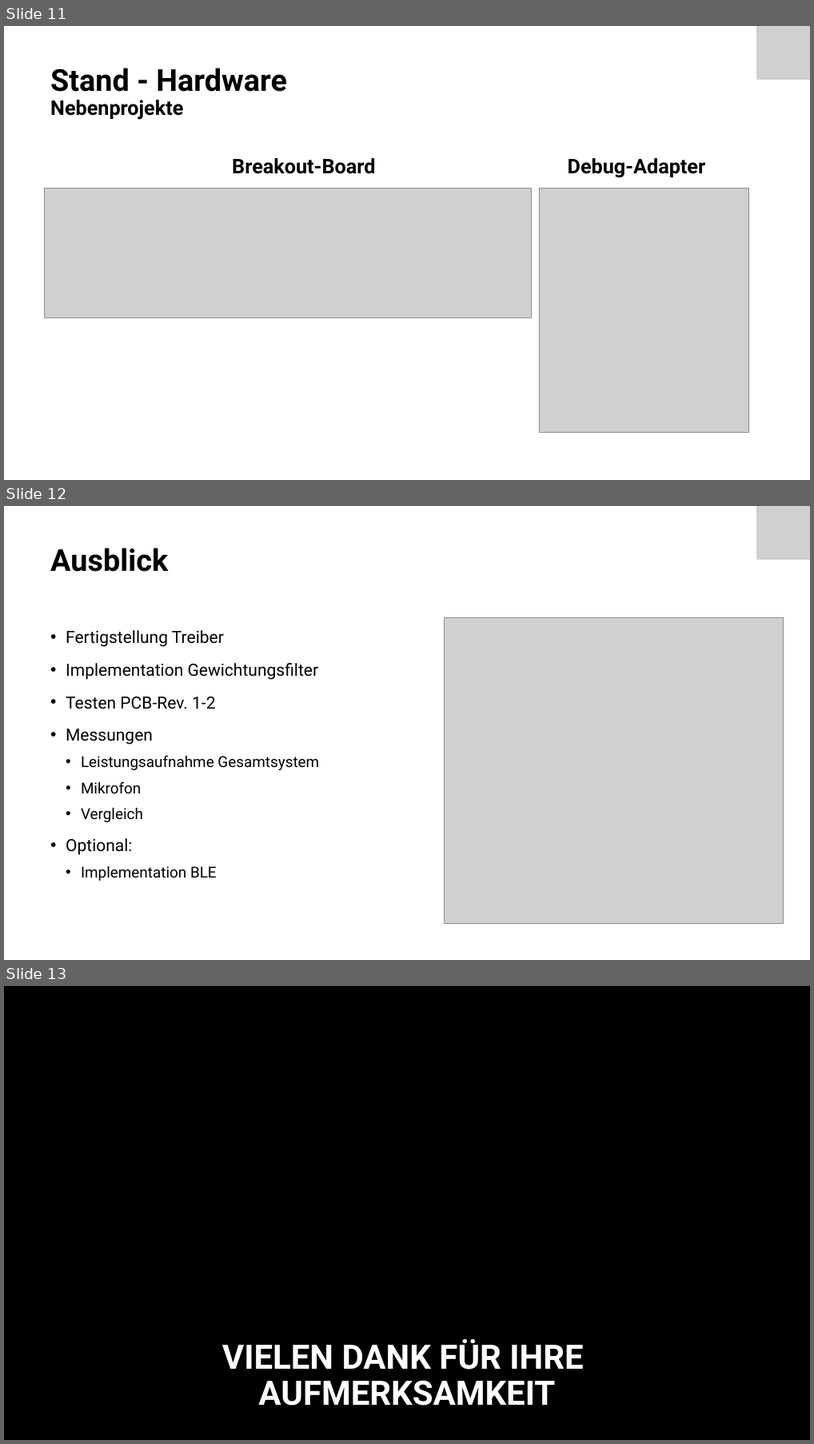
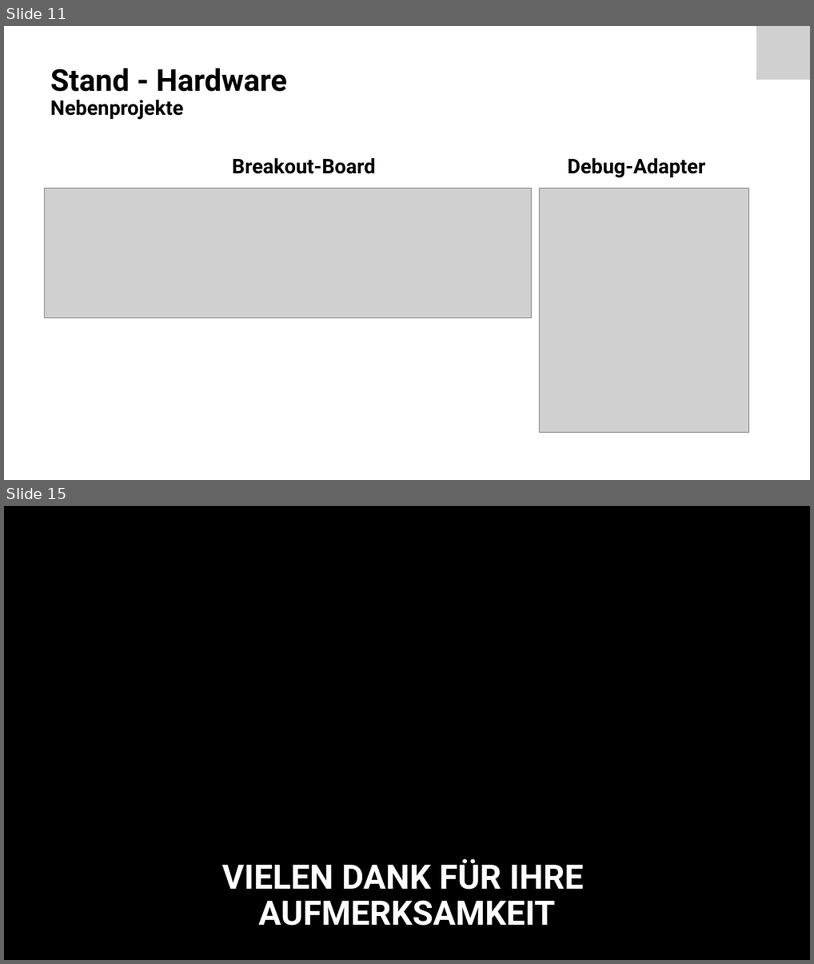
Before and after one commit to Froster2406/BAT2024, a slide deck: Dokumentation/presentation/BAT-EIT-FS24-Präs-Nicora-1507146.pptx. Shown one above the other, each under a label of ours: slides 11, 12 and 13 before the commit, slides 11 and 15 after it; the slides between them are not shown. The pictures are 814x1444 and 814x964 pixels, drawn with LibreOffice and Linux fonts; fonts in the diff are those of the drawing; grey boxes stand for pictures; background and template pictures are left out. Boxes give left, top, right and bottom in pixels: in the first picture for what was removed or moved away, otherwise in the second. Text is boxed around its words. In the diff, an @@ line names an element or a change of style, - is before the commit and + after.

```diff
--- a/Dokumentation/presentation/BAT-EIT-FS24-Präs-Nicora-1507146.pptx
+++ b/Dokumentation/presentation/BAT-EIT-FS24-Präs-Nicora-1507146.pptx
@@ slide 12 removed at (4, 506, 810, 960), background #FFFFFF @@
@@ picture removed at (757, 506, 810, 560) @@
@@ title removed at (50, 548, 168, 572) @@
-Ausblick
@@ picture removed at (445, 617, 784, 923) @@
@@ text removed at (66, 630, 319, 880) @@
-• Fertigstellung Treiber
-• Implementation Gewichtungsfilter
-• Testen PCB-Rev. 1-2
-• Messungen
-  • Leistungsaufnahme Gesamtsystem
-  • Mikrofon
-  • Vergleich
-• Optional:
-  • Implementation BLE
@@ what was slide 13 is now slide 15 @@
```
Also in this commit, not shown: 2 slides changed, 4 slides added, 1 other slide removed, 5 other files.
